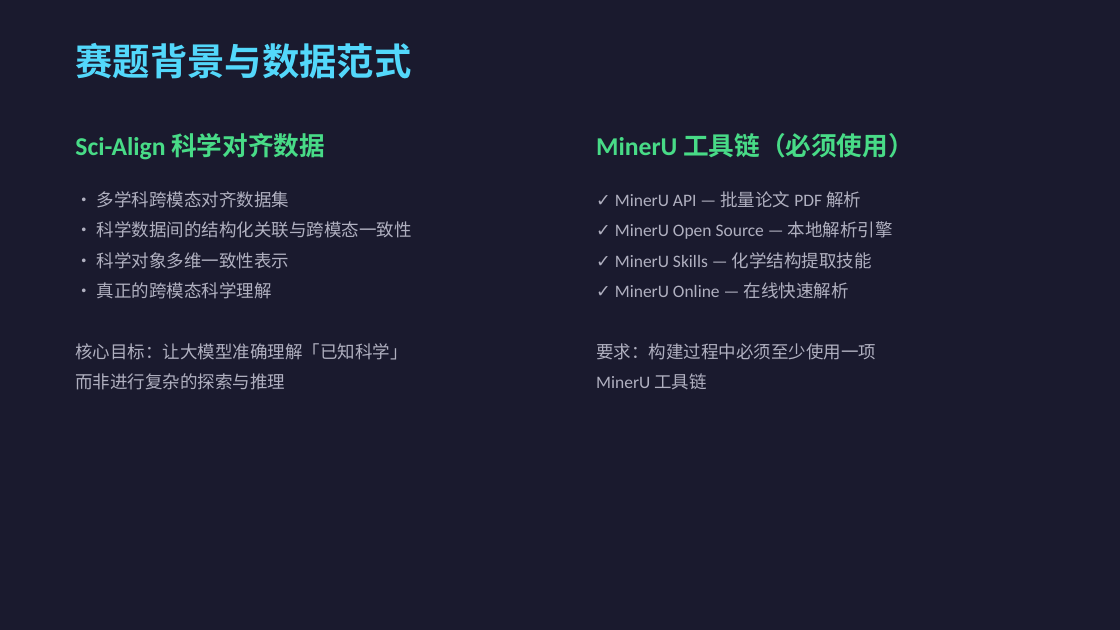
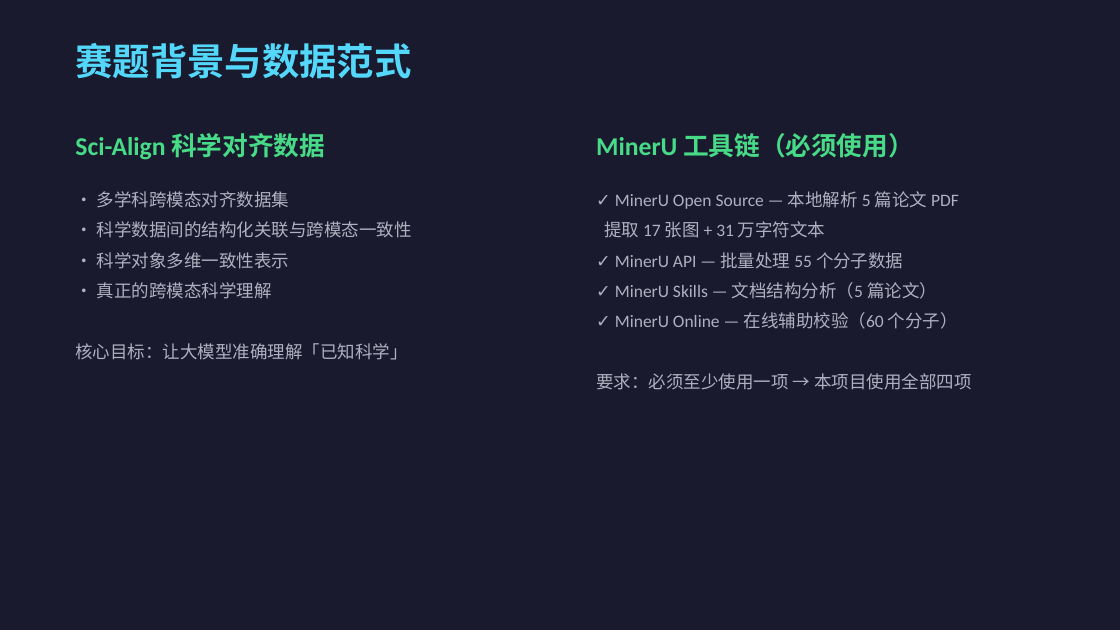
Before and after one commit to CacinieP/MDIC26-Track1-SciAlign, a slide deck: slide 2 of docs/MolAlign_Competition_PPT.pptx. Drawn at 1120x630 pixels with LibreOffice and Linux fonts; fonts in the diff are those of the drawing. Boxes give left, top, right and bottom in pixels: in the first picture for what was removed or moved away, otherwise in the second. Text is boxed around its words. In the diff, an @@ line names an element or a change of style, - is before the commit and + after.

Commit message:
feat: update PPT, samples and notebook with real MinerU extraction data
- Regenerate PPT (v2.1): updated stats, MinerU usage, paper extraction table
- Update sample dataset: 12 samples now include 5 with real paper images
- Fix notebook: handle RDKit MolsToGridImage API change
- Add generated analysis figures (category/property/modality/grid)

```diff
--- a/docs/MolAlign_Competition_PPT.pptx
+++ b/docs/MolAlign_Competition_PPT.pptx
@@ text at (596, 191, 971, 390): text changed @@
-✓ MinerU API — 批量论文 PDF 解析
-✓ MinerU Open Source — 本地解析引擎
-✓ MinerU Skills — 化学结构提取技能
-✓ MinerU Online — 在线快速解析
-要求：构建过程中必须至少使用一项
-MinerU 工具链
+✓ MinerU Open Source — 本地解析 5 篇论文 PDF
+提取 17 张图 + 31 万字符文本
+✓ MinerU API — 批量处理 55 个分子数据
+✓ MinerU Skills — 文档结构分析（5 篇论文）
+✓ MinerU Online — 在线辅助校验（60 个分子）
+要求：必须至少使用一项 → 本项目使用全部四项
@@ text at (75, 373, 285, 390): paragraph removed @@
-而非进行复杂的探索与推理
```
Also in this commit, not shown: 6 other slides changed, 1 slide added, 1 slide removed, 8 other files.
